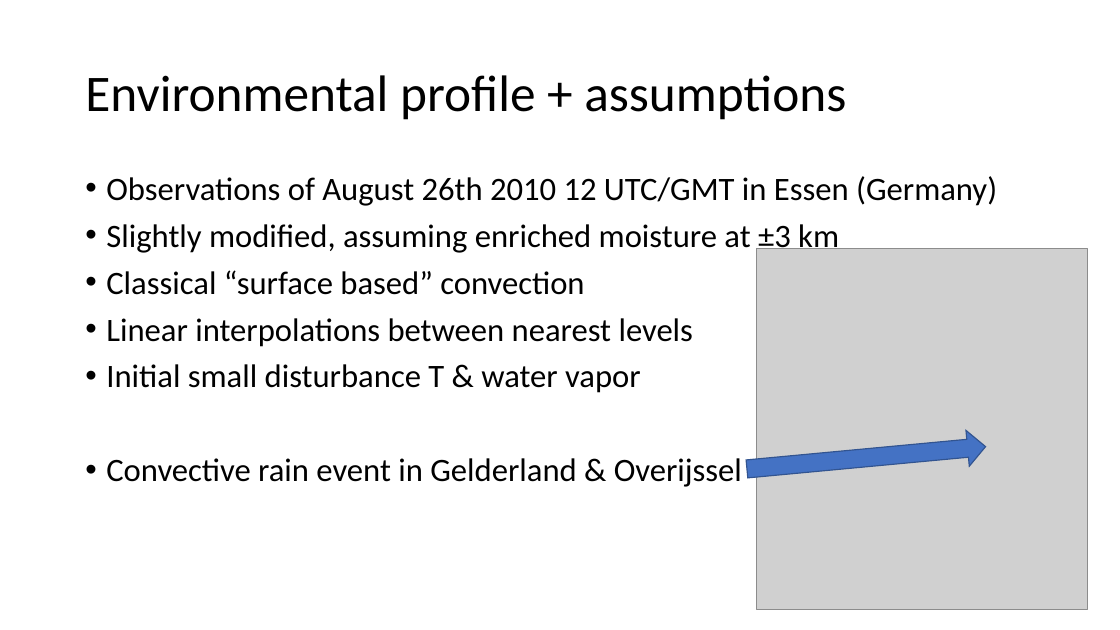
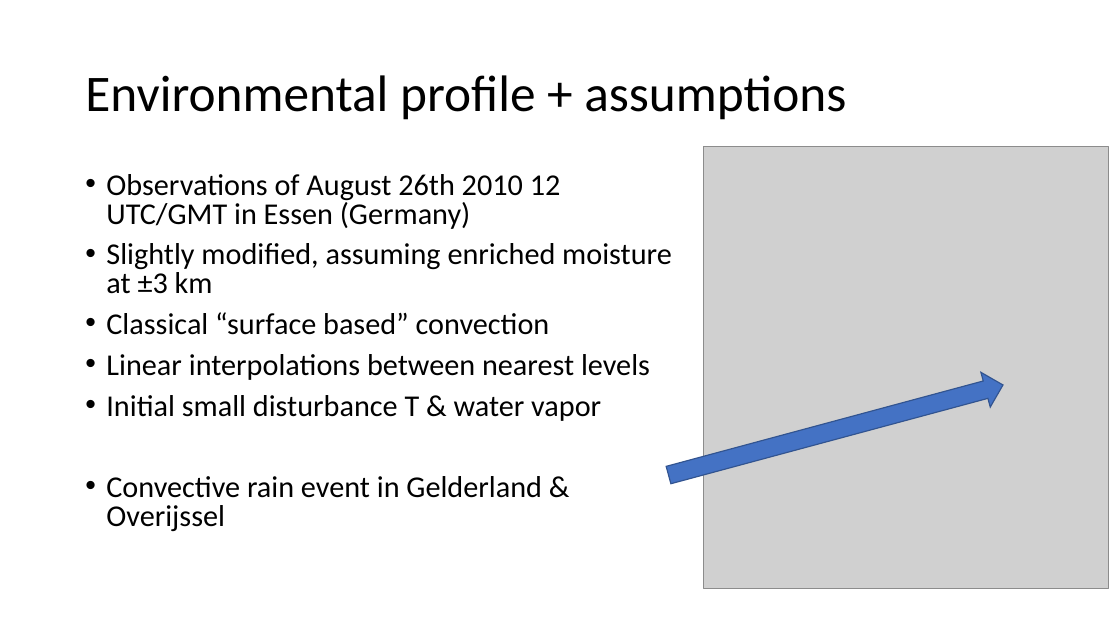
Before and after one commit to meteoNL/CloudParcelModel_SOACproject, a slide deck: slide 6 of model_representation.pptx. Drawn at 1120x630 pixels with LibreOffice and Linux fonts; fonts in the diff are those of the drawing; grey boxes stand for pictures. Boxes give left, top, right and bottom in pixels: in the first picture for what was removed or moved away, otherwise in the second. Text is boxed around its words. In the diff, an @@ line names an element or a change of style, - is before the commit and + after.

Commit message:
graph

```diff
--- a/model_representation.pptx
+++ b/model_representation.pptx
@@ picture: place and size @@
-picture at [757,249,1088,609]
+picture at [704,147,1109,588]
@@ text "Observations of August 26th 2010 ..." at [106,174,672,531]: size 28 to 25.9 pt; line spacing 0.9 to 0.8 @@
@@ right arrow at [664,367,1008,492]: rotation 354 to 344 degrees @@
```
